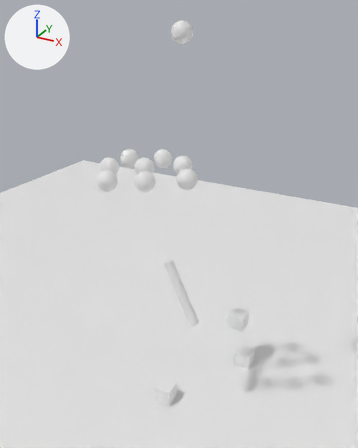
The Blender file applications/ode-test/exporter.blend, before and after one commit.
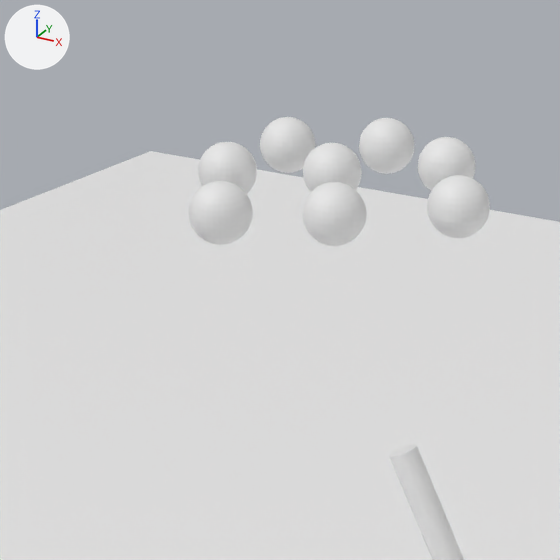
The first picture shows the older version from a 50 mm camera at (2.89, -5.33, 5.77) aimed at (-0.16, 0.23, 2.99). The close-ups show both versions on the part from 9% to 62% of the width and 24% to 67% of the height of that picture; other places that the commit changed are outside them. Every picture has the same lights, and +X, +Y and +Z are marked at upper left.
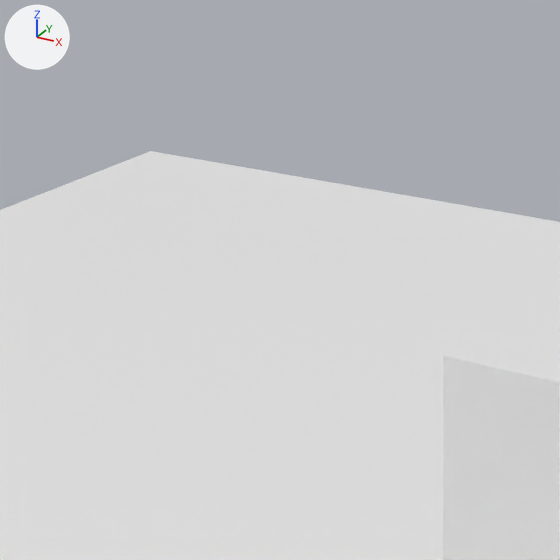
Changed parts and their boxes [x1, y1, x2, y2] in the close-ups (560 x 560 px):
```json
{"object": "Cube.003", "change": "added", "after": [443, 329, 560, 560]}
{"object": "Cylinder", "change": "deleted", "before": [389, 444, 464, 560]}
{"object": "Sphere.005", "change": "deleted", "before": [189, 181, 253, 245]}
{"object": "Sphere.006", "change": "deleted", "before": [302, 182, 366, 246]}
{"object": "Sphere.007", "change": "deleted", "before": [427, 175, 490, 238]}
{"object": "Sphere.002", "change": "deleted", "before": [359, 118, 414, 174]}
{"object": "Sphere.001", "change": "deleted", "before": [260, 117, 316, 173]}
{"object": "Sphere.004", "change": "deleted", "before": [198, 142, 257, 194]}
{"object": "Sphere.003", "change": "deleted", "before": [303, 143, 362, 192]}
{"object": "Sphere.008", "change": "deleted", "before": [418, 137, 475, 191]}
```

The change, as JSON lines over the scene's bpy script:
```json
{"op": "add", "block": "me_cube_003", "code": ["me_cube_003 = bpy.data.meshes.new('Cube.003')", "me_cube_003.from_pydata(...)  # a box spanning x -1.0..1.0, y -1.0..-0.29, z -1.0..5.06"]}
{"op": "remove", "block": "ob_cylinder", "code": ["ob_cylinder = bpy.data.objects.new('Cylinder', me_cylinder)", "ob_cylinder.location = (0.0, 0.0, 2.047)", "ob_cylinder.rotation_euler = (0.0, -0.436, 0.0)  # degrees (0, -25, 0)", "ob_cylinder.scale = (1.0, 1.0, 0.5)"]}
{"op": "remove", "block": "ob_sphere_008", "code": ["ob_sphere_008 = bpy.data.objects.new('Sphere.008', me_sphere_008)", "ob_sphere_008.location = (-0.013, 0.059, 3.905)", "ob_sphere_008.scale = (0.125, 0.125, 0.125)"]}
{"op": "remove", "block": "ob_sphere_007", "code": ["ob_sphere_007 = bpy.data.objects.new('Sphere.007', me_sphere_007)", "ob_sphere_007.location = (0.289, -0.402, 3.905)", "ob_sphere_007.scale = (0.125, 0.125, 0.125)"]}
{"op": "remove", "block": "ob_sphere_006", "code": ["ob_sphere_006 = bpy.data.objects.new('Sphere.006', me_sphere_006)", "ob_sphere_006.location = (-0.094, -0.714, 3.905)", "ob_sphere_006.scale = (0.125, 0.125, 0.125)"]}
{"op": "remove", "block": "ob_sphere_005", "code": ["ob_sphere_005 = bpy.data.objects.new('Sphere.005', me_sphere_005)", "ob_sphere_005.location = (-0.493, -0.917, 3.905)", "ob_sphere_005.scale = (0.125, 0.125, 0.125)"]}
{"op": "remove", "block": "ob_sphere_004", "code": ["ob_sphere_004 = bpy.data.objects.new('Sphere.004', me_sphere_004)", "ob_sphere_004.location = (-0.795, -0.456, 3.905)", "ob_sphere_004.scale = (0.125, 0.125, 0.125)"]}
{"op": "remove", "block": "ob_sphere_003", "code": ["ob_sphere_003 = bpy.data.objects.new('Sphere.003', me_sphere_003)", "ob_sphere_003.location = (-0.397, -0.253, 3.905)", "ob_sphere_003.scale = (0.125, 0.125, 0.125)"]}
{"op": "remove", "block": "ob_sphere_002", "code": ["ob_sphere_002 = bpy.data.objects.new('Sphere.002', me_sphere_002)", "ob_sphere_002.location = (-0.397, 0.203, 3.905)", "ob_sphere_002.scale = (0.125, 0.125, 0.125)"]}
{"op": "remove", "block": "ob_sphere_001", "code": ["ob_sphere_001 = bpy.data.objects.new('Sphere.001', me_sphere_000)", "ob_sphere_001.location = (-0.795, 0.0, 3.905)", "ob_sphere_001.scale = (0.125, 0.125, 0.125)"]}
{"op": "add", "block": "ob_cube_003", "code": ["ob_cube_003 = bpy.data.objects.new('Cube.003', me_cube_003)", "ob_cube_003.location = (0.5, 0.5, 0.5)", "ob_cube_003.scale = (0.5, 0.492, 0.5)"]}
```
